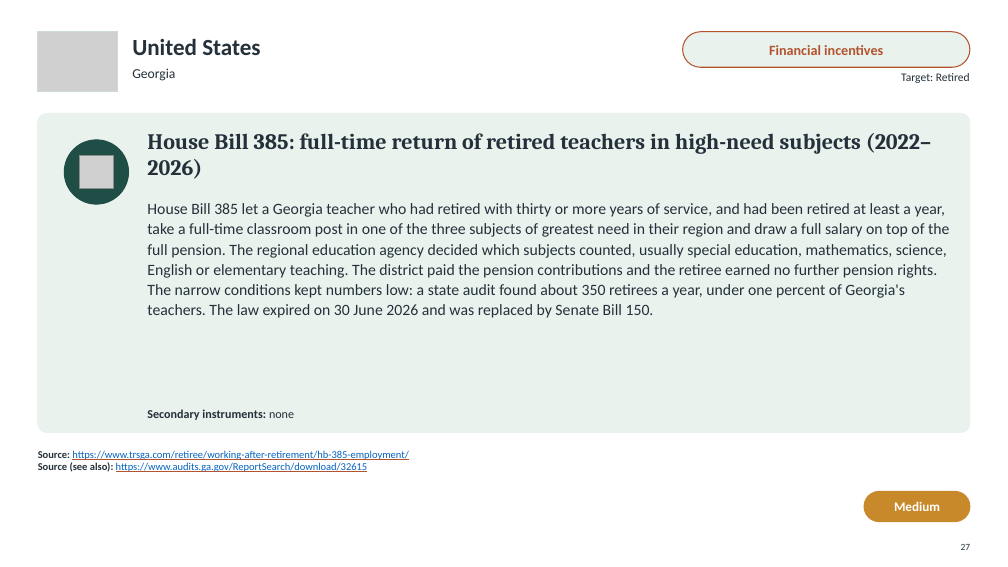
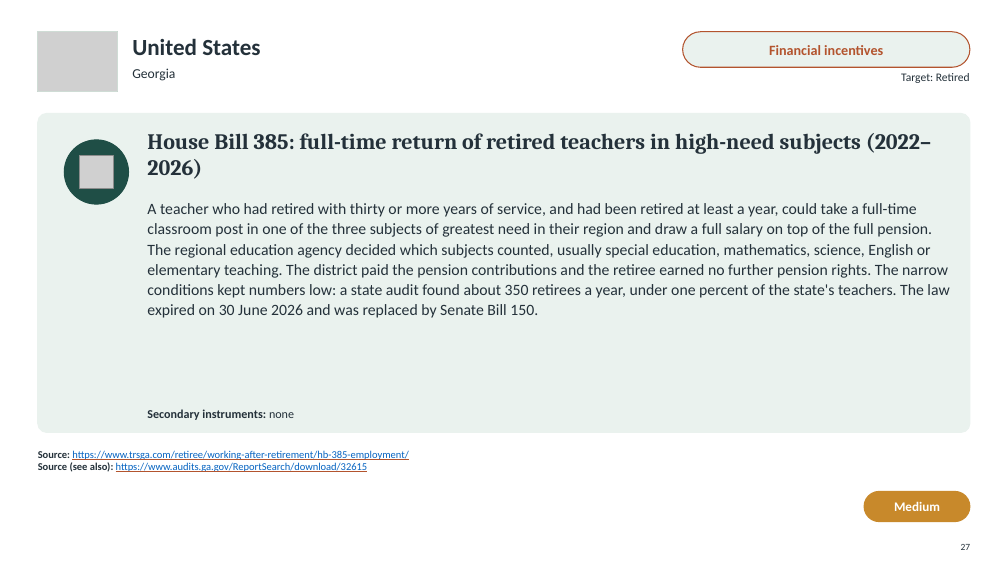
Before and after one commit to jedr1-ship-it/Alternative-Pathways----Quant, a slide deck: slide 27 of policies/Re-attracting_Former_Teachers.pptx. Drawn at 1008x567 pixels with LibreOffice and Linux fonts; fonts in the diff are those of the drawing; grey boxes stand for pictures. Boxes give left, top, right and bottom in pixels: in the first picture for what was removed or moved away, otherwise in the second. Text is boxed around its words. In the diff, an @@ line names an element or a change of style, - is before the commit and + after.

```diff
--- a/policies/Re-attracting_Former_Teachers.pptx
+++ b/policies/Re-attracting_Former_Teachers.pptx
@@ text at bbox=[147, 203, 949, 318]: text changed @@
-House Bill 385 let a Georgia teacher who had retired with thirty or more years of service, and had been retired at least a year, take a full-time classroom post in one of the three subjects of greatest need in their region and draw a full salary on top of the full pension. The regional education agency decided which subjects counted, usually special education, mathematics, science, English or elementary teaching. The district paid the pension contributions and the retiree earned no further pension rights. The narrow conditions kept numbers low: a state audit found about 350 retirees a year, under one percent of Georgia's teachers. The law expired on 30 June 2026 and was replaced by Senate Bill 150.
+A teacher who had retired with thirty or more years of service, and had been retired at least a year, could take a full-time classroom post in one of the three subjects of greatest need in their region and draw a full salary on top of the full pension. The regional education agency decided which subjects counted, usually special education, mathematics, science, English or elementary teaching. The district paid the pension contributions and the retiree earned no further pension rights. The narrow conditions kept numbers low: a state audit found about 350 retirees a year, under one percent of the state's teachers. The law expired on 30 June 2026 and was replaced by Senate Bill 150.
```
Also in this commit, not shown: 27 other slides changed, 2 other files.
